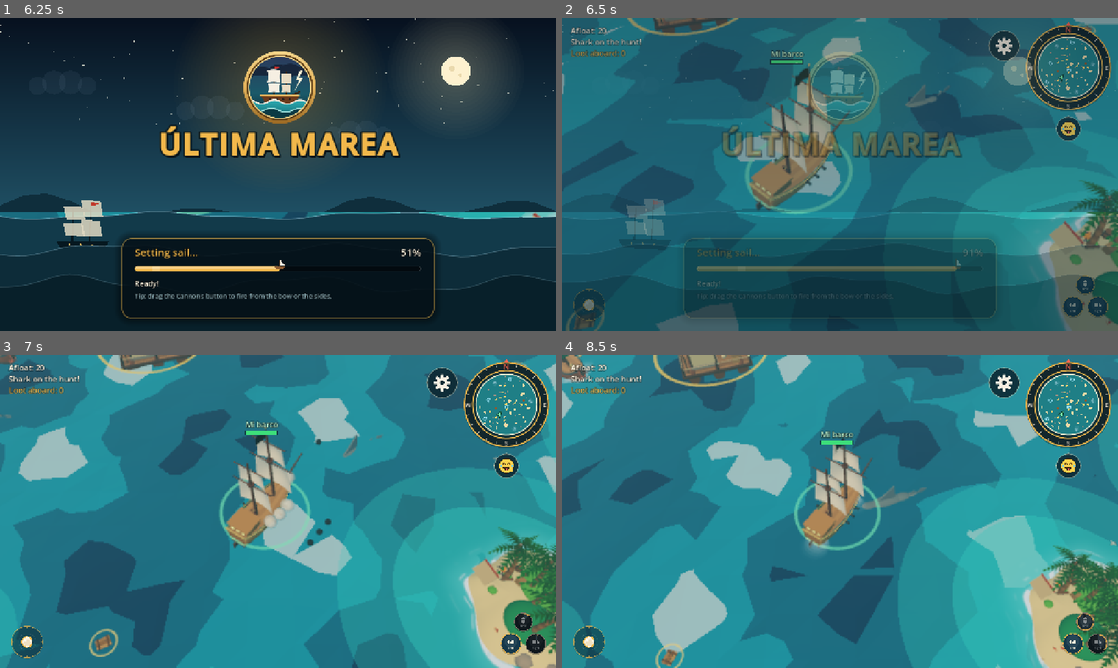
Above: before the commit, frames 1-4 (two rows, left to right).
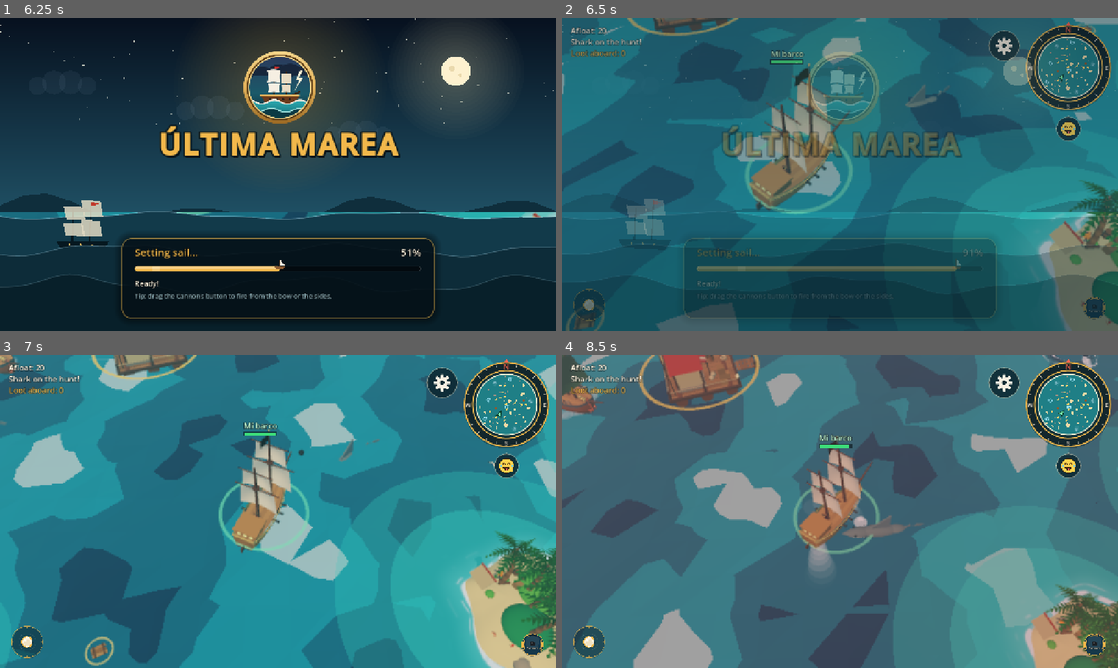
Above: after the commit, the same moments.

Repository: juanklowData/ultima-marea
Game: Godot game, scene res://escenas/principal.tscn
Two runs of this game, one before a commit and one after it. Both use one fixed random seed, a clock stepped at 60 frames per second and the inputs below. Sound files missing from this copy of the repository are replaced by a short silence.
Inputs (mouse positions are in pixels of both pictures, inside the frame that each line leads up to):
- Up to frame 1 (6.25 s): tap Enter at 0.5, 2.1, 5.1 s; move the mouse to (400, 158) at 0.52 s; hold D 0.53-1.25 s; tap Q at 0.6, 3.6 s; click (400, 158) at 0.67 s; tap Space at 0.77, 1.07, 2.3, 3.77, 4.07, 5.3 s; tap E at 0.8, 3.8 s; drag from (166, 190) to (250, 237) at 1.27 s; move the mouse to (333, 105) at 2.02 s; hold D 2.03-2.75 s; click (333, 105) at 2.17 s; drag from (250, 237) to (111, 127) at 2.77 s; move the mouse to (444, 221) at 3.52 s; hold A 3.53-4.25 s; click (444, 221) at 3.67 s; drag from (111, 127) to (194, 96) at 4.27 s; move the mouse to (305, 174) at 5.02 s; hold S 5.03-5.75 s; click (305, 174) at 5.17 s; drag from (194, 96) to (166, 190) at 5.77 s
- Up to frame 2 (6.5 s): no input
- Up to frame 3 (7 s): move the mouse to (400, 495) at 6.52 s; hold W from 6.53 s (still down); tap F at 6.6 s; click (400, 495) at 6.67 s; tap Space at 6.77 s; tap E at 6.8 s
- Up to frame 4 (8.5 s): tap Space at 7.07, 8.3 s; release W at 7.25 s; drag from (728, 527) to (812, 574) at 7.27 s; move the mouse to (895, 442) at 8.02 s; hold S from 8.03 s (still down); tap C at 8.1 s; click (895, 442) at 8.17 s

Frame 1 is identical in both runs. In frame 2, 0.4% of the frame differs, in the area x 90-99%, y 82-96%; in frame 3, 14%; in frame 4, 93%, in the area x 0-100%, y 0-100%.

Commit message:
Tormenta con la velocidad y los cañones apuntables del 1 contra 1; quitado el mar libre del menu
Co-authored-by: Cursor <cursoragent@cursor.com>

Diff:
--- a/godot/scripts/moba.gd
+++ b/godot/scripts/moba.gd
@@ -2913,14 +2913,7 @@
 	var pulsada := evento as InputEventKey
 	if pulsada == null or pulsada.echo:
 		return false
-	if pulsada.keycode == KEY_SPACE:
-		if pulsada.pressed and boton_canones.visible and dedo_canon == -1 and not tecla_canon:
-			tecla_canon = true
-			tiempo_canon = 0.0
-			apunte_canon = Vector2.ZERO
-		elif not pulsada.pressed and tecla_canon:
-			tecla_canon = false
-			_disparar_canones()
+	if tecla_canones(evento):
 		return true
 	if pulsada.keycode == KEY_T:
 		if pulsada.pressed and boton_canones.visible and not ensayo:
@@ -3623,29 +3616,64 @@
 	return false
 
 
+# Espacio apunta los cañones con el ratón; al soltarlo disparan.
+func tecla_canones(evento: InputEvent) -> bool:
+	var pulsada := evento as InputEventKey
+	if pulsada == null or pulsada.echo or pulsada.keycode != KEY_SPACE:
+		return false
+	if pulsada.pressed and boton_canones.visible and dedo_canon == -1 and not tecla_canon:
+		tecla_canon = true
+		tiempo_canon = 0.0
+		apunte_canon = Vector2.ZERO
+	elif not pulsada.pressed and tecla_canon:
+		tecla_canon = false
+		_disparar_canones()
+	return true
+
+
+# Tormenta: el mismo botón de cañones que en el 1 contra 1, sin habilidades ni tienda.
+func canones_tormenta(delta: float) -> void:
+	var barco := mundo.jugador
+	boton_canones.visible = barco != null and barco.viva and mundo.estado == Principal.Estado.JUGANDO \
+			and not mundo.panel_partida.visible
+	boton_canones.queue_redraw()
+	_seguir_canones(delta)
+
+
+func dibujar_apunte_tormenta(lienzo: Control, camara: Camera3D) -> void:
+	if apuntando_canones() and mundo.jugador != null and mundo.jugador.viva:
+		_dibujar_apunte_canon(lienzo, camara)
+
+
+# El mismo ritmo de barco que en el 1 contra 1: más rápido y con giro ágil.
+static func ritmo_heroe(barco: Barco) -> void:
+	barco.agil = true
+	barco.vel_max *= VEL_HEROE
+	barco.giro_max *= GIRO_HEROE
+
+
 func _seguir_canones(delta: float) -> void:
 	if dedo_canon == -1 and not tecla_canon:
 		return
-	var heroe := heroe_jugador()
-	if heroe == null or not heroe.barco.viva or mundo.panel_partida.visible:
+	var barco := mundo.jugador
+	if barco == null or not barco.viva or mundo.panel_partida.visible:
 		dedo_canon = -1
 		tecla_canon = false
 		apunte_canon = Vector2.ZERO
 		return
 	tiempo_canon += delta
 	if tecla_canon and tiempo_canon >= ESPERA_APUNTE:
-		var hacia := _suelo(mundo.get_viewport().get_mouse_position()) - heroe.barco.pos
+		var hacia := _suelo(mundo.get_viewport().get_mouse_position()) - barco.pos
 		if hacia.length() > 1.0:
 			apunte_canon = hacia.normalized()
 
 
 func _disparar_canones() -> void:
-	var heroe := heroe_jugador()
+	var barco := mundo.jugador
 	var hacia := apunte_canon
 	apunte_canon = Vector2.ZERO
-	if heroe == null or not heroe.barco.viva:
+	if barco == null or not barco.viva:
 		return
-	var barco := heroe.barco
 	if hacia == Vector2.ZERO:
 		hacia = barco.proa()
 	var arma := canon_hacia(barco, hacia)
--- a/godot/scripts/principal.gd
+++ b/godot/scripts/principal.gd
@@ -690,6 +690,8 @@
 		comercio.animar(delta)
 	elif modo == "moba":
 		comercio.animar_llamas(delta)
+	else:
+		moba.canones_tormenta(delta)
 	fauna.animar(delta)
 	emotes.actualizar(delta)
 	# En puerto la cámara mira al horizonte y las islas se ven más lejos.
@@ -1440,6 +1442,8 @@
 		if i % 8 == 0:
 			carga.paso(tr("Llamando a los piratas..."), lerpf(0.6, 0.85, float(i) / TOTAL_BARCOS))
 			await get_tree().process_frame
+	for barco in barcos:
+		Moba.ritmo_heroe(barco)
 	peligros.apartar_krakens()
 	await _avanzar_carga(carga, "Soltando tiburones y barriles...", 0.88)
 	for _i in TOTAL_TABLAS:
@@ -2377,7 +2381,7 @@
 # Teclado: Espacio dispara al frente, Q a la izquierda y E a la derecha.
 func armas_jugador() -> Array[String]:
 	var armas: Array[String] = []
-	if panel_partida.visible or comercio.panel.visible or modo == "moba":
+	if panel_partida.visible or comercio.panel.visible or modo != "libre":
 		return armas
 	for arma in BOTONES_FUEGO:
 		if _arma_pulsada(arma):
@@ -2451,6 +2455,9 @@
 	if modo == "moba" and (moba.tecla(event) or moba.toque_habilidad(event) or moba.toque_canones(event) or moba.toque_auto(event)):
 		get_viewport().set_input_as_handled()
 		return
+	if modo == "tormenta" and (moba.tecla_canones(event) or moba.toque_canones(event)):
+		get_viewport().set_input_as_handled()
+		return
 
 	var rueda := event as InputEventMouseButton
 	if rueda and rueda.pressed and rueda.button_index in [MOUSE_BUTTON_WHEEL_UP, MOUSE_BUTTON_WHEEL_DOWN]:
@@ -2533,7 +2540,7 @@
 # El botón más cercano al dedo, con algo de margen alrededor de cada círculo.
 func _boton_fuego_en(punto: Vector2) -> String:
 	var elegido := ""
-	if modo == "moba":
+	if modo != "libre":
 		return elegido
 	var mejor := INF
 	for arma in BOTONES_FUEGO:
@@ -2715,7 +2722,7 @@
 	var modos := HBoxContainer.new()
 	modos.add_theme_constant_override("separation", 10)
 	cuerpo.add_child(modos)
-	for nombre in ["tormenta", "libre", "moba"]:
+	for nombre in ["tormenta", "moba"]:
 		var boton_modo := _tarjeta_modo(nombre)
 		if nombre == "moba":
 			boton_modo.pressed.connect(func() -> void: moba.abrir_seleccion())
@@ -3851,6 +3858,8 @@
 	misiones.dibujar(marcadores, camara)
 	if modo == "moba":
 		moba.dibujar(marcadores, camara)
+	elif modo == "tormenta":
+		moba.dibujar_apunte_tormenta(marcadores, camara)
 	if modo == "libre":
 		libre.dibujar(marcadores, camara)
 		comercio.dibujar(marcadores, camara)
@@ -4050,7 +4059,7 @@
 	controles.draw_circle(perilla + Vector2(-6, -7), 6.0, Color(1, 1, 1, 0.7))
 
 	var fuente := ThemeDB.fallback_font
-	for arma in (BOTONES_FUEGO if modo != "moba" else {}):
+	for arma in (BOTONES_FUEGO if modo == "libre" else {}):
 		var radio: float = BOTONES_FUEGO[arma][1]
 		var texto: String = BOTONES_FUEGO[arma][2]
 		var carga: float = 1.0 - jugador.recargas[arma] / (RECARGAS[arma] * jugador.factor_recarga)
